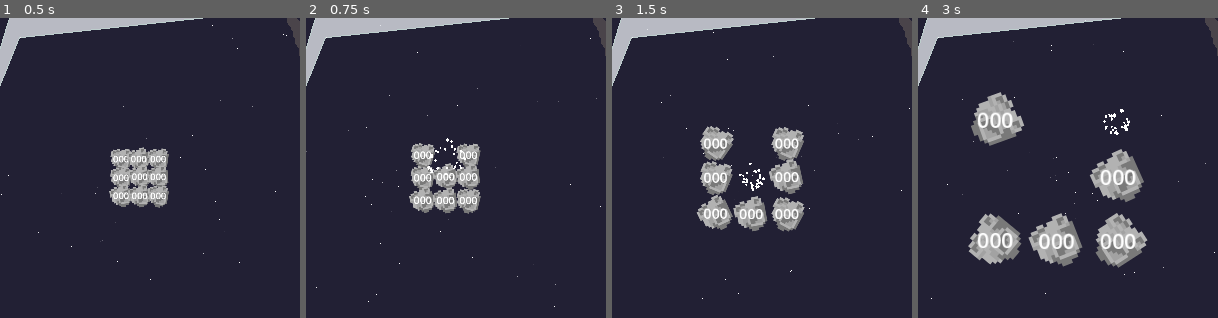
Above: before the commit, frames 1-4 (left to right).
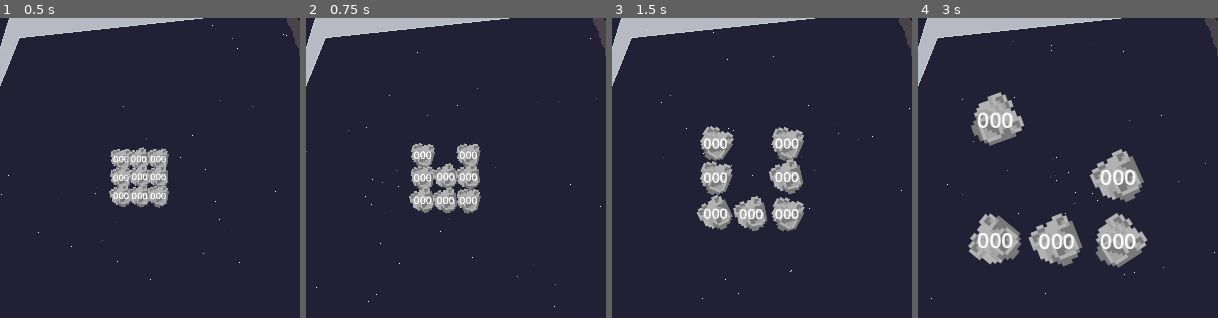
Above: after the commit, the same moments.

Repository: sugarvoid/alpha-space
Game: Godot game, scene res://game/game.tscn
Two runs of this game, one before a commit and one after it. Both use one fixed random seed, a clock stepped at 60 frames per second and the inputs below. Before the commit the project has no main scene; this scene is started directly in both runs.
Inputs:
- Up to frame 1 (0.5 s): no input
- Up to frame 2 (0.75 s): hold Keypad 8 (num_pad_eight) from 0.53 s (still down)
- Up to frame 3 (1.5 s): release Keypad 8 (num_pad_eight) at 1.28 s; tap Keypad 5 (num_pad_five) at 1.35 s
- Up to frame 4 (3 s): hold Keypad 4 (num_pad_four) 2.03-2.78 s; tap Keypad 9 (num_pad_nine) at 2.85 s
The pictures show only the part of the screen within x 27-77%, y 14-64%; the shares and areas given below are measured in that part.

Frame 1 is identical in both runs. In frame 2, 0.1% of the frame differs, in the area x 40-54%, y 40-54%; in frame 3, 0.1%; in frame 4, 0.1%, in the area x 61-71%, y 30-39%.

Commit message:
Removed particles from meteors. Add music

Diff:
--- a/game/game.tscn
+++ b/game/game.tscn
@@ -8,6 +8,7 @@
 [ext_resource type="PackedScene" uid="uid://brpmynuyrhbkj" path="res://game/manager/meteor_manager.tscn" id="6_guurn"]
 [ext_resource type="PackedScene" uid="uid://b43yhcx7q06cy" path="res://game/hud/fps_counter.tscn" id="7_ufc36"]
 [ext_resource type="PackedScene" uid="uid://blypbjnijctbi" path="res://game/manager/laser_manager.tscn" id="8_05m1i"]
+[ext_resource type="AudioStream" uid="uid://807lqkfqu545" path="res://game/music/Neon Night - Free CCA Synthwave Music For Games.ogg" id="9_i1xb8"]
 
 [node name="Game" type="Node2D"]
 script = ExtResource("1_8vr4e")
@@ -32,3 +33,7 @@
 visible = false
 
 [node name="FPSCounter" parent="CanvasLayer" instance=ExtResource("7_ufc36")]
+
+[node name="AudioStreamPlayer2D" type="AudioStreamPlayer2D" parent="."]
+stream = ExtResource("9_i1xb8")
+autoplay = true
--- a/game/manager/meteor_manager.gd
+++ b/game/manager/meteor_manager.gd
@@ -48,12 +48,11 @@
 
 func remove_meteor(meteor: Meteor) -> void:
 	print(meteor)
-	var explosion = p_Explosion.instantiate()
-	explosion.position = meteor.global_position
-	# self.current_meteors[meteor.get_index()] = null
+	#var explosion = p_Explosion.instantiate()
+	#explosion.position = meteor.global_position
 	meteor.queue_free()
 
-	self.add_child(explosion)
+	#self.add_child(explosion)
 
 
 func check_if_slot_has_meteor(slot: int) -> bool:
--- a/project.godot
+++ b/project.godot
@@ -51,6 +51,7 @@
 [application]
 
 config/name="NumPad"
+run/main_scene="res://game/game.tscn"
 config/features=PackedStringArray("4.0", "Forward Plus")
 config/icon="res://icon.svg"
 
Not shown, added: export_presets.cfg
Not shown: 1 places in game/game.tscn that only renumber resources
Not shown, added: game/music/Dark Dragon.ogg.import
Not shown, added: game/music/Neon Night - Free CCA Synthwave Music For Games.ogg.import
Not shown, added: game/music/Dark Dragon.ogg
Not shown, added: game/music/Neon Night - Free CCA Synthwave Music For Games.ogg
